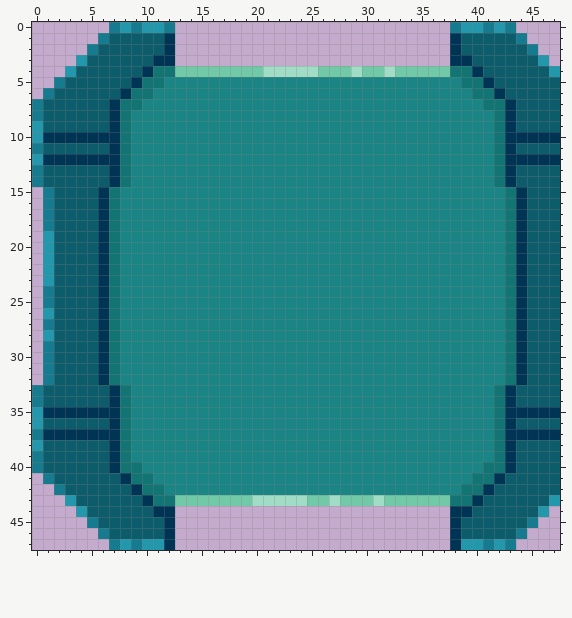
Two versions of one pixel-art file, Assets/Game/UI/Sprites/Panel.aseprite. The first picture shows the starting point.
48x48 pixels, 1 frame.
Now the later version:
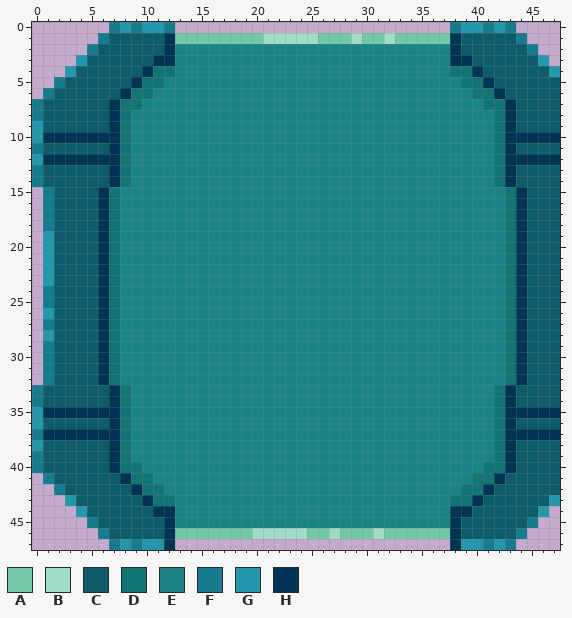
Palette (. is transparent): A #71c9a8  B #a1dcc6  C #0c5c6b  D #137474  E #1b8585  F #167b8e  G #2397ac  H #003455
The exact change:
@@ x 11..39 @@
  0 GF.........................FG
- 1 CH.........................HC
- 2 CH.........................HC
- 3 HH.........................HH
- 4 DDAAAAAAAABBBBBAAABAABAAAAADD
+ 1 CHAAAAAAAABBBBBAAABAABAAAAAHC
+ 2 CHEEEEEEEEEEEEEEEEEEEEEEEEEHC
+ 3 HHEEEEEEEEEEEEEEEEEEEEEEEEEHH
+ 4 DDEEEEEEEEEEEEEEEEEEEEEEEEEDD
  5 DEEEEEEEEEEEEEEEEEEEEEEEEEEED
@@ x 11..39 @@
 42 DEEEEEEEEEEEEEEEEEEEEEEEEEEED
-43 DDAAAAAAABBBBBAABAAABAAAAAADD
-44 HH.........................HH
-45 CH.........................HC
-46 CH.........................HC
+43 DDEEEEEEEEEEEEEEEEEEEEEEEEEDD
+44 HHEEEEEEEEEEEEEEEEEEEEEEEEEHH
+45 CHEEEEEEEEEEEEEEEEEEEEEEEEEHC
+46 CHAAAAAAABBBBBAABAAABAAAAAAHC
 47 GH.........................HG
Pixel boxes of the changes (left, top, right, bottom) in both pictures:
changed: (175, 33, 450, 77)
changed: (175, 495, 450, 539)
